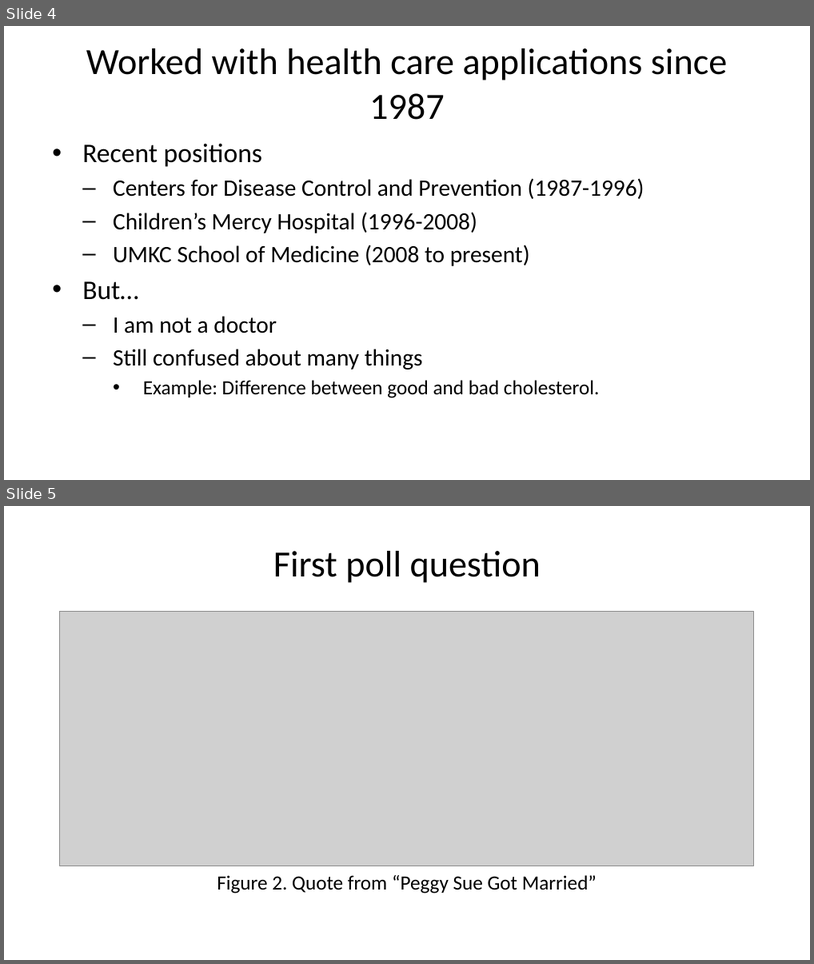
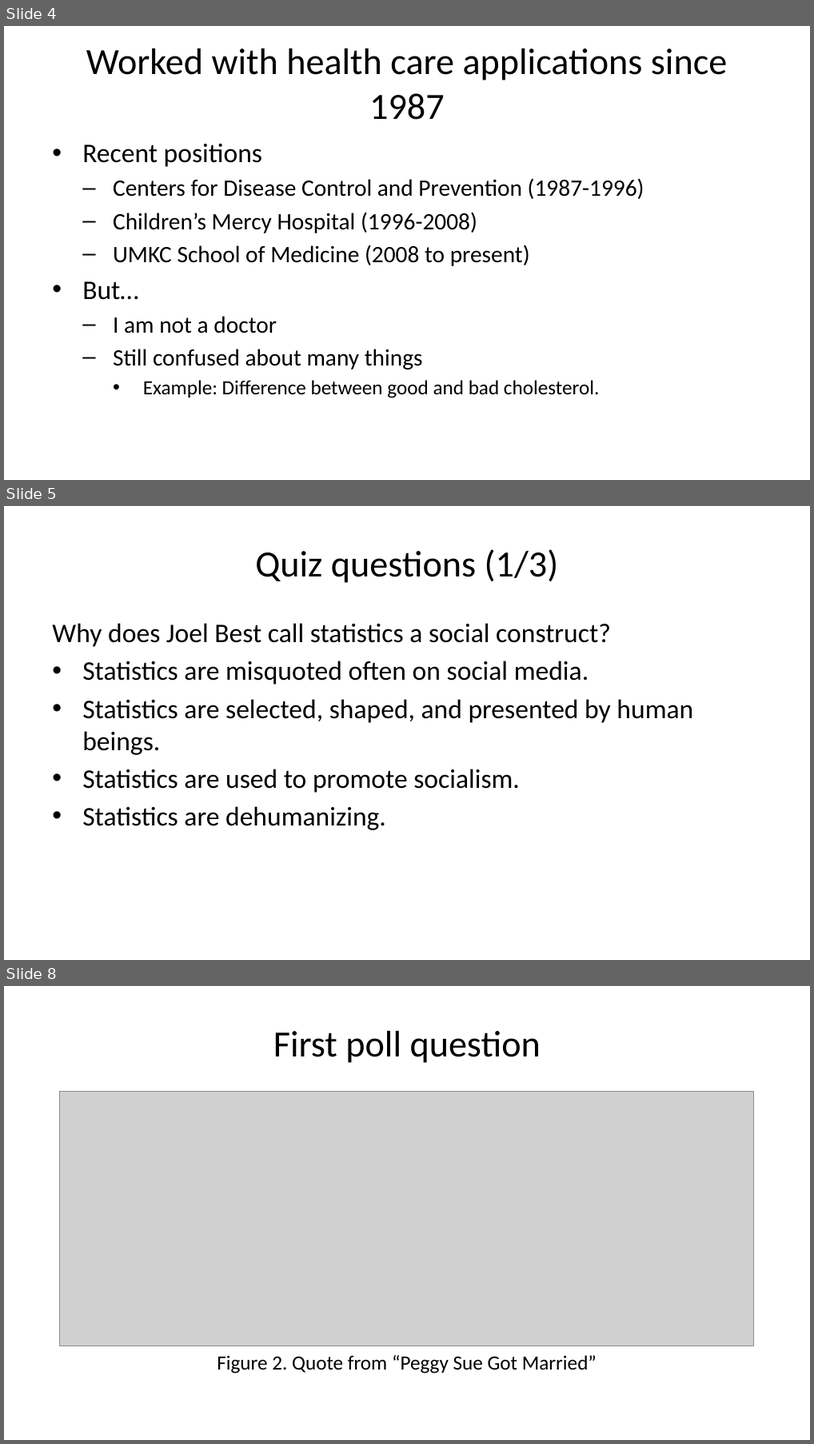
Before and after one commit to pmean/papers-and-presentations, a slide deck: dark-side/2022-talk.pptx. Shown one above the other, each under a label of ours: slides 4 and 5 before the commit, slides 4, 5 and 8 after it; the slides between them are not shown. The pictures are 814x964 and 814x1444 pixels, drawn with LibreOffice and Linux fonts; fonts in the diff are those of the drawing; grey boxes stand for pictures. Boxes give left, top, right and bottom in pixels: in the first picture for what was removed or moved away, otherwise in the second. Text is boxed around its words. In the diff, an @@ line names an element or a change of style, - is before the commit and + after.

Commit message:
Addded quiz questions to dark side talk

```diff
--- a/dark-side/2022-talk.pptx
+++ b/dark-side/2022-talk.pptx
@@ slide 5 added at [4, 506, 810, 960], background #FFFFFF @@
@@ title added at [255, 549, 559, 583], 33 pt, text #000000 @@
+Quiz questions (1/3)
@@ text added at [52, 623, 694, 830], 24 pt, text #000000 @@
+Why does Joel Best call statistics a social construct?
+• Statistics are misquoted often on social media.
+• Statistics are selected, shaped, and presented by human beings.
+• Statistics are used to promote socialism.
+• Statistics are dehumanizing.
@@ what was slide 5 is now slide 8 @@
```
Also in this commit, not shown: 1 slide changed, 2 other slides added, 1 other file.
